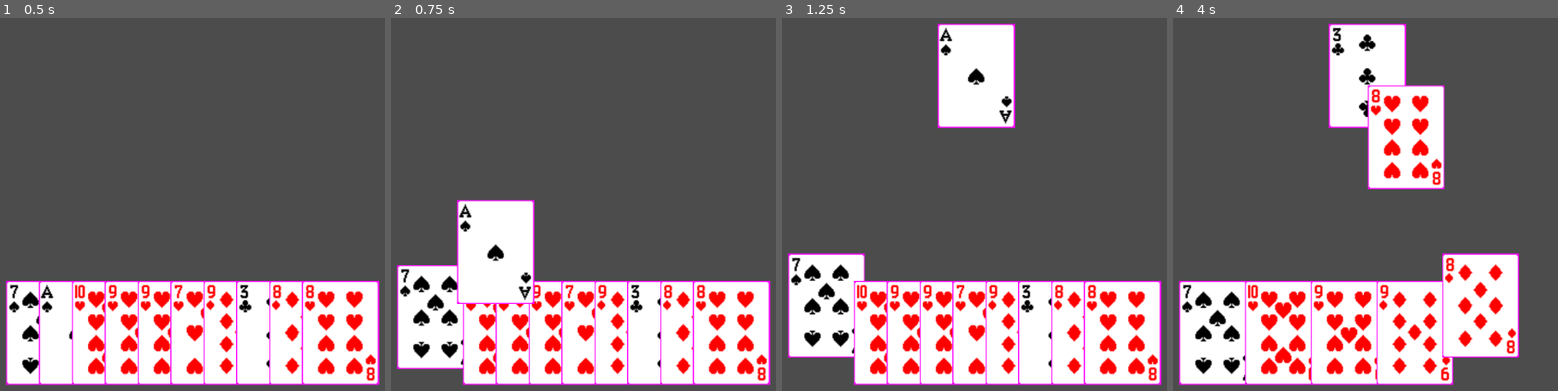
Above: before the commit, frames 1-4 (left to right).
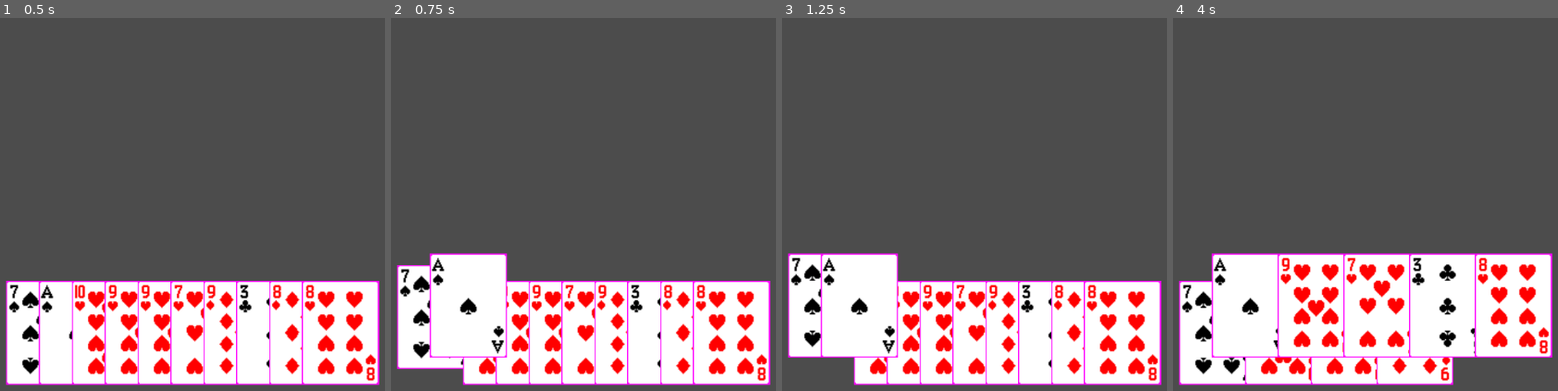
Above: after the commit, the same moments.

Repository: mhogar/CardGameEngine
Game: Godot game, scene res://core/Game.tscn
Same seed, same stepped clock (60 frames per second), same inputs: the game is played once before the commit and once after it.
Inputs (mouse positions are in pixels of both pictures, inside the frame that each line leads up to):
- Up to frame 1 (0.5 s): no input
- Up to frame 2 (0.75 s): tap Enter at 0.5 s; move the mouse to (437, 331) at 0.52 s; click (437, 331) at 0.6 s
- Up to frame 3 (1.25 s): no input
- Up to frame 4 (4 s): move the mouse to (1284, 331) at 1.27 s; click (1284, 331) at 1.35 s; move the mouse to (1350, 331) at 2.02 s; click (1350, 331) at 2.1 s; move the mouse to (1415, 331) at 2.77 s; click (1415, 331) at 2.85 s; move the mouse to (1481, 331) at 3.52 s; click (1481, 331) at 3.6 s

Frame 1 is identical in both runs. In frame 2, 5.9% of the frame differs, in the area x 9-38%, y 48-92%; in frame 3, 8.4%; in frame 4, 25%, in the area x 9-99%, y 1-92%.
Error after the commit: Invalid call. Nonexistent function 'interpolate_property' in base 'Nil'. (res://core/events/MoveCard.gd:26)

Commit message:
Start on event system

Diff:
--- a/core/Game.gd
+++ b/core/Game.gd
@@ -4,31 +4,16 @@
 onready var hand := $Table/Hand
 onready var play_pile := $Table/PlayPile
 
-onready var tween := $Tween
+
+func _ready():
+	var move_card_event : MoveCardEvent = preload("res://core/events/MoveCard.tscn").instance()
+	move_card_event.table = table
+	move_card_event.source_hand = hand
+	move_card_event.dest_deck = play_pile
+
+	move_card_event.connect("completed", self, "_on_move_card_completed")
+	move_card_event.execute()
 
 
-func _ready():
-	pass
-
-
-func move_card(index : int, src : Deck, dest : Deck):
-	var card := src.remove_card(index)
-	add_child(card)
-
-	card.position = table.transform.xform(hand.get_card_relative_position(card))
-	card.reset_anims()
-
-	tween.interpolate_property(card, "position", card.position, table.transform.xform(play_pile.position), 0.5, Tween.TRANS_LINEAR, Tween.EASE_IN_OUT)
-	tween.connect("tween_all_completed", self, "_on_Tween_tween_all_completed", [dest, card])
-	tween.start()
-
-
-func _on_Hand_select_card(index : int):
-	move_card(index, hand, play_pile)
-
-
-func _on_Tween_tween_all_completed(deck : Deck, card: Card):
-	remove_child(card)
-
-	card.position = Vector2()
-	deck.add_card(card)
+func _on_move_card_completed():
+	print("card moved")
--- a/core/Game.tscn
+++ b/core/Game.tscn
@@ -7,6 +7,8 @@
 [node name="Game" type="Node"]
 script = ExtResource( 2 )
 
+[node name="Events" type="Node" parent="."]
+
 [node name="Table" type="Node2D" parent="."]
 z_index = -1
 
@@ -15,7 +17,3 @@
 
 [node name="PlayPile" parent="Table" instance=ExtResource( 3 )]
 position = Vector2( 495.27, 120.643 )
-
-[node name="Tween" type="Tween" parent="."]
-
-[connection signal="select_card" from="Table/Hand" to="." method="_on_Hand_select_card"]
--- /dev/null
+++ b/core/events/Event.gd
@@ -0,0 +1,4 @@
+extends Node
+class_name Event
+
+signal completed
--- /dev/null
+++ b/core/events/Event.tscn
@@ -0,0 +1,8 @@
+[gd_scene load_steps=2 format=2]
+
+[ext_resource path="res://core/events/Event.gd" type="Script" id=1]
+
+[node name="Event" type="Node"]
+script = ExtResource( 1 )
+
+[node name="SubEvents" type="Node" parent="."]
--- /dev/null
+++ b/core/events/MoveCard.gd
@@ -0,0 +1,37 @@
+extends Event
+class_name MoveCardEvent
+
+onready var tween := $Tween
+
+var table : Node2D
+var source_hand : Hand
+var dest_deck : Deck
+
+
+func execute():
+	var select_card_event : SelectCardEvent = preload("res://core/events/SelectCard.tscn").instance()
+	select_card_event.hand = source_hand
+
+	select_card_event.connect("completed", self, "_on_select_card_completed")
+	select_card_event.execute()
+
+
+func _on_select_card_completed(index : int):
+	var card := source_hand.remove_card(index)
+	table.get_parent().add_child(card)
+
+	card.position = table.transform.xform(source_hand.get_card_relative_position(card))
+	card.reset_anims()
+
+	tween.interpolate_property(card, "position", card.position, table.transform.xform(dest_deck.position), 0.5, Tween.TRANS_LINEAR, Tween.EASE_IN_OUT)
+	tween.connect("tween_all_completed", self, "_on_Tween_tween_all_completed", [dest_deck, card])
+	tween.start()
+
+
+func _on_Tween_tween_all_completed(deck : Deck, card: Card):
+	table.get_parent().remove_child(card)
+
+	card.position = Vector2()
+	deck.add_card(card)
+
+	emit_signal("completed")
--- /dev/null
+++ b/core/events/MoveCard.tscn
@@ -0,0 +1,10 @@
+[gd_scene load_steps=2 format=2]
+
+[ext_resource path="res://core/events/MoveCard.gd" type="Script" id=1]
+
+[node name="MoveCard" type="Node"]
+script = ExtResource( 1 )
+
+[node name="Tween" type="Tween" parent="."]
+
+[connection signal="tween_all_completed" from="Tween" to="." method="_on_Tween_tween_all_completed"]
--- /dev/null
+++ b/core/events/SelectCard.gd
@@ -0,0 +1,12 @@
+extends Event
+class_name SelectCardEvent
+
+var hand : Hand
+
+
+func execute():
+	hand.connect("select_card", self, "_on_Hand_select_card")
+
+
+func _on_Hand_select_card(index : int):
+	emit_signal("completed", index)
--- /dev/null
+++ b/core/events/SelectCard.tscn
@@ -0,0 +1,6 @@
+[gd_scene load_steps=2 format=2]
+
+[ext_resource path="res://core/events/SelectCard.gd" type="Script" id=1]
+
+[node name="SelectCard" type="Node"]
+script = ExtResource( 1 )
--- /dev/null
+++ b/core/events/WaitAll.gd
@@ -0,0 +1,27 @@
+extends Event
+class_name WaitAllEvent
+
+var events := []
+var completed := []
+var outputs := []
+
+
+func add_event(event : Event):
+	event.connect("completed", self, "_on_event_completed", [events.size()])
+
+	events.append(event)
+	completed.append(false)
+	outputs.append(null)
+
+
+func execute():
+	for event in events:
+		event.execute()
+
+
+func _on_event_completed(index : int, val):
+	completed[index] = true
+	outputs[index] = val
+
+	if completed.find(false) < 0:
+		emit_signal("completed", outputs)
--- a/project.godot
+++ b/project.godot
@@ -19,21 +19,45 @@
 "language": "GDScript",
 "path": "res://core/Deck.gd"
 }, {
+"base": "Node",
+"class": "Event",
+"language": "GDScript",
+"path": "res://core/events/Event.gd"
+}, {
 "base": "Deck",
 "class": "Hand",
 "language": "GDScript",
 "path": "res://core/Hand.gd"
 }, {
+"base": "Event",
+"class": "MoveCardEvent",
+"language": "GDScript",
+"path": "res://core/events/MoveCard.gd"
+}, {
 "base": "Deck",
 "class": "Pile",
 "language": "GDScript",
 "path": "res://core/Pile.gd"
+}, {
+"base": "Event",
+"class": "SelectCardEvent",
+"language": "GDScript",
+"path": "res://core/events/SelectCard.gd"
+}, {
+"base": "Event",
+"class": "WaitAllEvent",
+"language": "GDScript",
+"path": "res://core/events/WaitAll.gd"
 } ]
 _global_script_class_icons={
 "Card": "",
 "Deck": "",
+"Event": "",
 "Hand": "",
-"Pile": ""
+"MoveCardEvent": "",
+"Pile": "",
+"SelectCardEvent": "",
+"WaitAllEvent": ""
 }
 
 [application]
